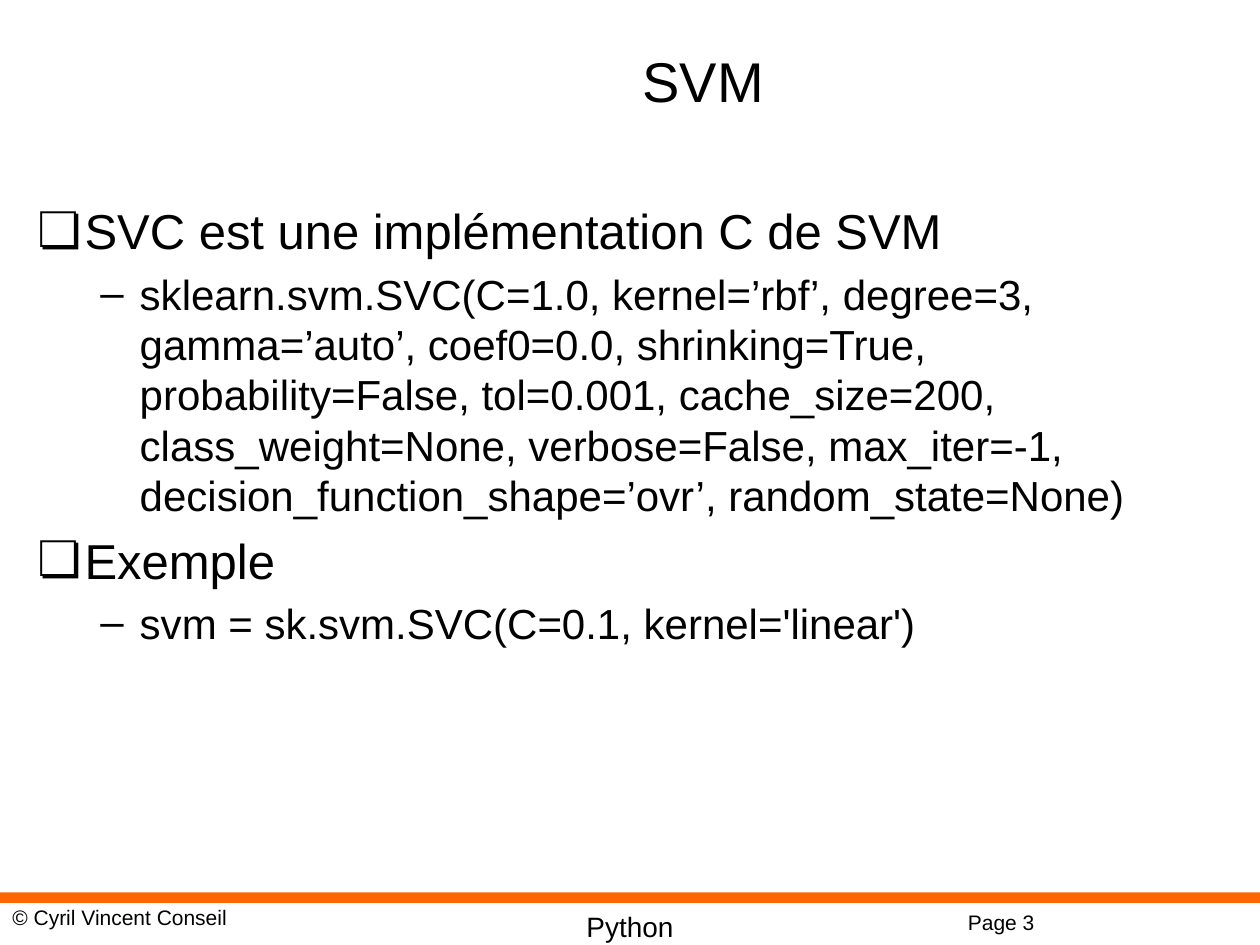
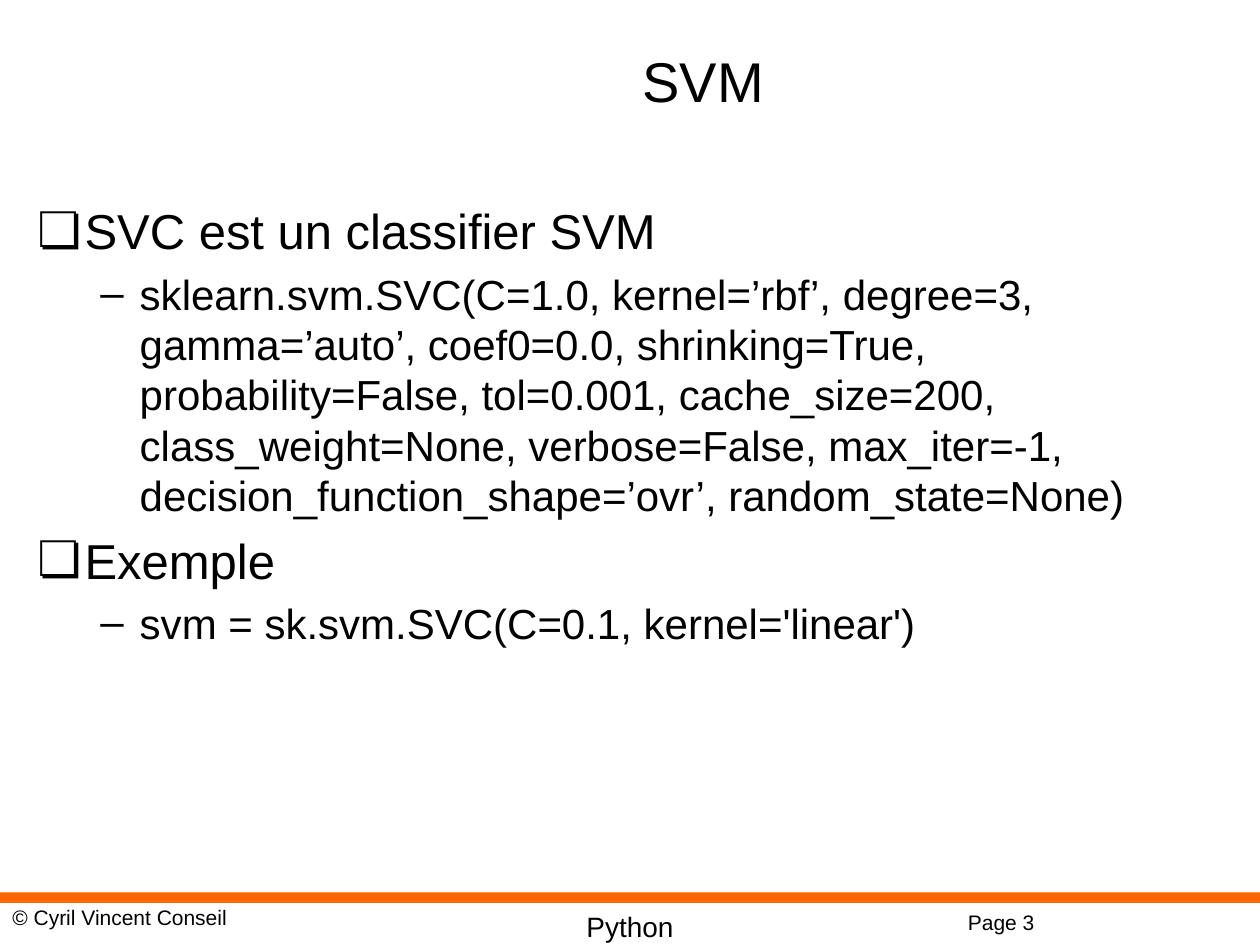
Before and after one commit to cyrilvincent/ML, a slide deck: slide 3 of PPT/MachineLearning16-SVM.pptx. Drawn at 1260x945 pixels with LibreOffice and Linux fonts; fonts in the diff are those of the drawing; background and template pictures are left out. Boxes give left, top, right and bottom in pixels: in the first picture for what was removed or moved away, otherwise in the second. Text is boxed around its words. In the diff, an @@ line names an element or a change of style, - is before the commit and + after.

```diff
--- a/PPT/MachineLearning16-SVM.pptx
+++ b/PPT/MachineLearning16-SVM.pptx
@@ text at <box>85,213,656,250</box>: text changed @@
-❏ SVC est une implémentation C de SVM
+❏ SVC est un classifier SVM
```
Also in this commit, not shown: 1 slide removed, 2 other files.
